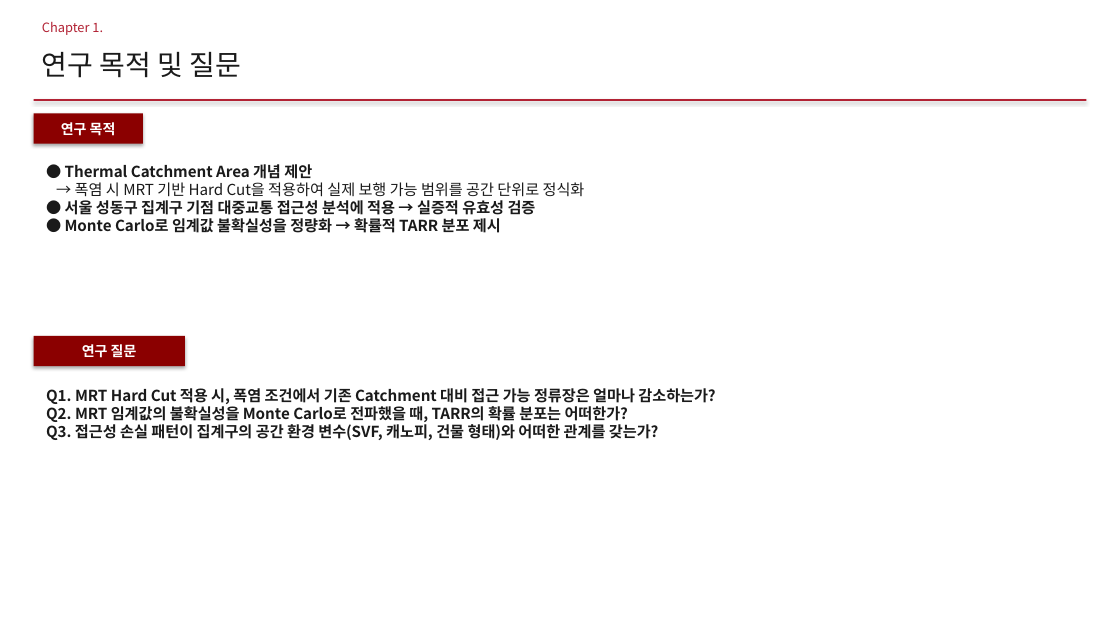
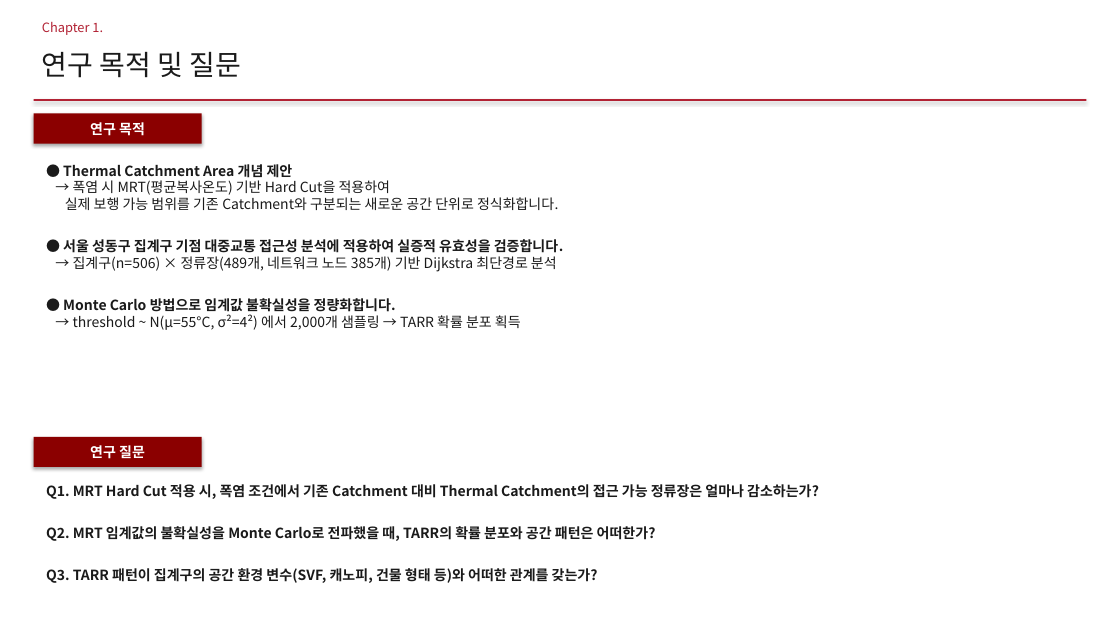
Before and after one commit to jinshingeo/Thermal_Catchment, a slide deck: slide 4 of writing/지도학회발표/2026-05-13_TAVI_학회발표.pptx. Drawn at 1120x630 pixels with LibreOffice and Linux fonts; fonts in the diff are those of the drawing. Boxes give left, top, right and bottom in pixels: in the first picture for what was removed or moved away, otherwise in the second. Text is boxed around its words. In the diff, an @@ line names an element or a change of style, - is before the commit and + after.

```diff
--- a/writing/지도학회발표/2026-05-13_TAVI_학회발표.pptx
+++ b/writing/지도학회발표/2026-05-13_TAVI_학회발표.pptx
@@ rectangle "연구 목적": place and size @@
-rectangle "연구 목적" at box(34, 113, 143, 144)
+rectangle "연구 목적" at box(34, 113, 202, 144)
@@ text at box(63, 164, 293, 178): size 13 to 12 pt in "● Thermal Catchment Area 개념 제안" @@
@@ text at box(63, 180, 564, 330): text changed; size 13 to 12 pt; bold off @@
-→ 폭염 시 MRT 기반 Hard Cut을 적용하여 실제 보행 가능 범위를 공간 단위로 정식화
-● 서울 성동구 집계구 기점 대중교통 접근성 분석에 적용 → 실증적 유효성 검증
-● Monte Carlo로 임계값 불확실성을 정량화 → 확률적 TARR 분포 제시
+→ 폭염 시 MRT(평균복사온도) 기반 Hard Cut을 적용하여
+실제 보행 가능 범위를 기존 Catchment와 구분되는 새로운 공간 단위로 정식화합니다.
+● 서울 성동구 집계구 기점 대중교통 접근성 분석에 적용하여 실증적 유효성을 검증합니다.
+→ 집계구(n=506) × 정류장(489개, 네트워크 노드 385개) 기반 Dijkstra 최단경로 분석
+● Monte Carlo 방법으로 임계값 불확실성을 정량화합니다.
+→ threshold ~ N(μ=55°C, σ²=4²) 에서 2,000개 샘플링 → TARR 확률 분포 획득
@@ rectangle "연구 질문": place and size @@
-rectangle "연구 질문" at box(34, 336, 185, 366)
+rectangle "연구 질문" at box(34, 437, 202, 467)
@@ text at box(46, 484, 819, 583): text changed; size 13 to 12 pt @@
-Q1. MRT Hard Cut 적용 시, 폭염 조건에서 기존 Catchment 대비 접근 가능 정류장은 얼마나 감소하는가?
-Q2. MRT 임계값의 불확실성을 Monte Carlo로 전파했을 때, TARR의 확률 분포는 어떠한가?
-Q3. 접근성 손실 패턴이 집계구의 공간 환경 변수(SVF, 캐노피, 건물 형태)와 어떠한 관계를 갖는가?
+Q1. MRT Hard Cut 적용 시, 폭염 조건에서 기존 Catchment 대비 Thermal Catchment의 접근 가능 정류장은 얼마나 감소하는가?
+Q2. MRT 임계값의 불확실성을 Monte Carlo로 전파했을 때, TARR의 확률 분포와 공간 패턴은 어떠한가?
+Q3. TARR 패턴이 집계구의 공간 환경 변수(SVF, 캐노피, 건물 형태 등)와 어떠한 관계를 갖는가?
```
Also in this commit, not shown: 16 other slides changed, 1 other file.
